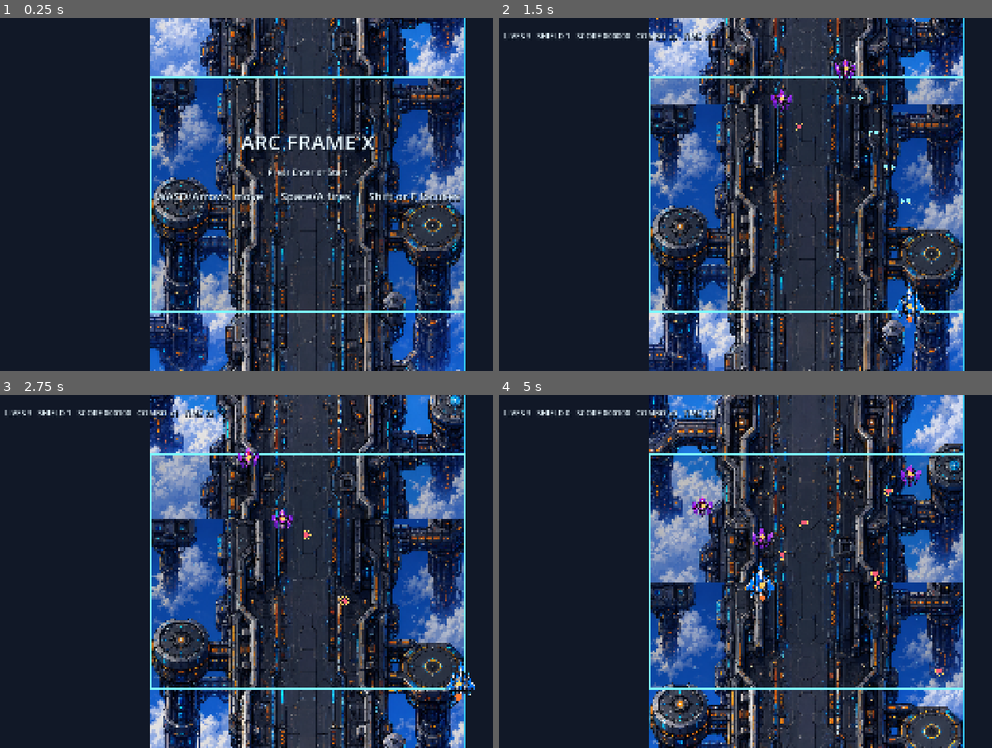
Above: before the commit, frames 1-4 (two rows, left to right).
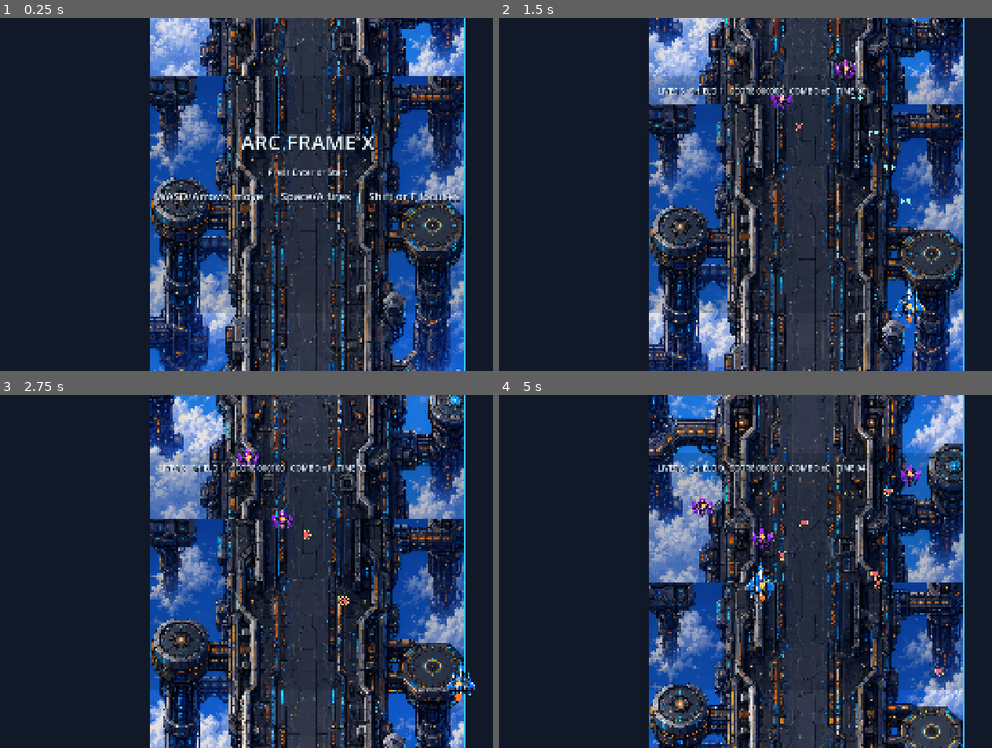
Above: after the commit, the same moments.

Repository: spacelabyelloiw/arcframex
Game: Godot game, scene res://scenes/core/main_game.tscn
Two runs of this game, one before a commit and one after it. Both use one fixed random seed, a clock stepped at 60 frames per second and the inputs below.
Inputs:
- Up to frame 1 (0.25 s): no input
- Up to frame 2 (1.5 s): tap Enter (start_game) at 0.5 s; hold D (move_right) 0.53-1.28 s; hold Space (fire) 0.53-1.28 s; hold S (move_down) from 1.28 s (still down); tap Shift (focus) at 1.35 s
- Up to frame 3 (2.75 s): release S (move_down) at 2.03 s; hold D (move_right) from 2.03 s (still down); tap Enter (start_game) at 2.1 s
- Up to frame 4 (5 s): release D (move_right) at 2.78 s; hold W (move_up) 2.78-3.53 s; tap F at 2.85 s; hold Space (fire) 3.53-4.28 s; hold A (move_left) from 3.53 s (still down); tap Shift (focus) at 4.35 s

The runs differ from the first frame. In frame 1, 1.3% of the frame differs, in the area x 30-95%, y 16-84%; in frame 2, 2.2%; in frame 3, 2.2%; in frame 4, 2.3%, in the area x 0-95%, y 4-84%.

Commit message:
Remove playfield debug border

Diff:
--- a/scripts/core/main_game.gd
+++ b/scripts/core/main_game.gd
@@ -125,7 +125,7 @@
 
 	title_label = _make_label(Vector2(0, 335), Vector2(1920, 86), 64, HORIZONTAL_ALIGNMENT_CENTER)
 	subtitle_label = _make_label(Vector2(0, 432), Vector2(1920, 80), 26, HORIZONTAL_ALIGNMENT_CENTER)
-	hud_label = _make_label(Vector2(35, 32), Vector2(1850, 48), 24, HORIZONTAL_ALIGNMENT_LEFT)
+	hud_label = _make_label(PLAYFIELD.position + Vector2(24, 20), Vector2(PLAYFIELD.size.x - 48, 48), 24, HORIZONTAL_ALIGNMENT_LEFT)
 	status_label = _make_label(Vector2(0, 510), Vector2(1920, 72), 34, HORIZONTAL_ALIGNMENT_CENTER)
 
 	hud_layer.add_child(title_label)
@@ -574,7 +574,6 @@
 
 func _draw_playfield() -> void:
 	_draw_scrolling_background()
-	draw_rect(PLAYFIELD, Color("#7df9ff"), false, 3.0)
 
 
 func _draw_scrolling_background() -> void:
